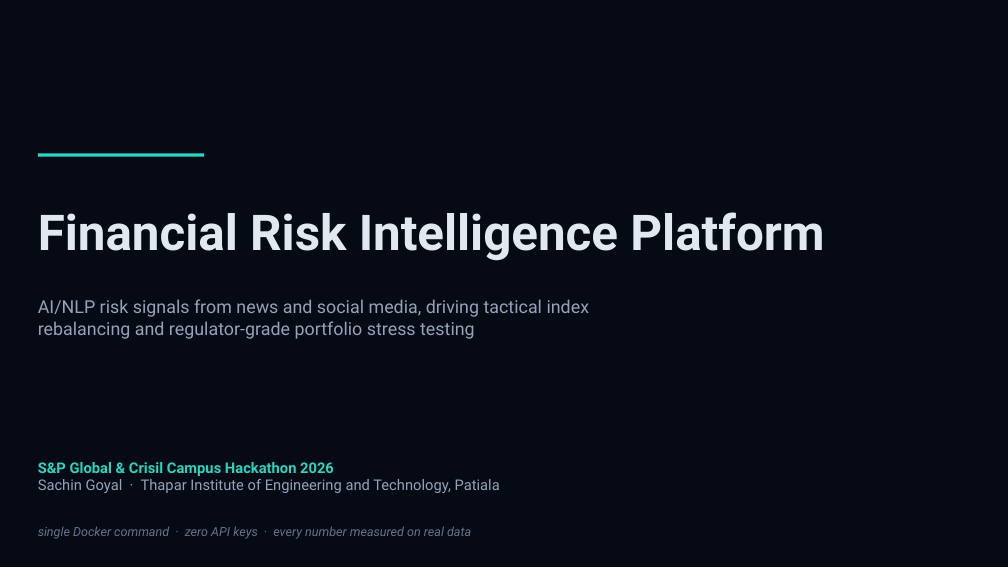
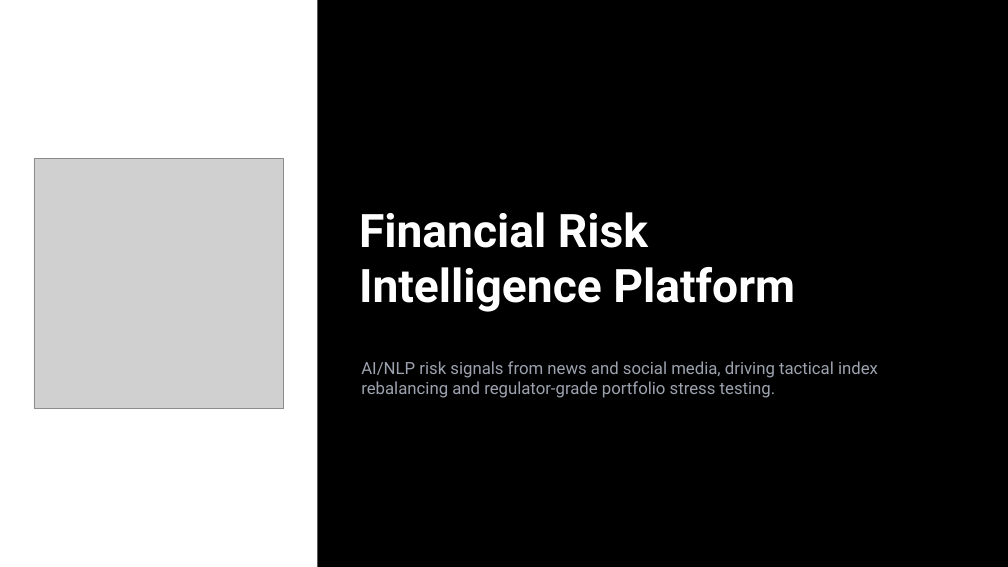
Before and after one commit to SachinGoyal94/TIET-SachinGoyal-Hackathon, a slide deck: slide 1 of docs/presentation.pptx. Drawn at 1008x567 pixels with LibreOffice and Linux fonts; fonts in the diff are those of the drawing; grey boxes stand for pictures. Boxes give left, top, right and bottom in pixels: in the first picture for what was removed or moved away, otherwise in the second. Text is boxed around its words. In the diff, an @@ line names an element or a change of style, - is before the commit and + after.

Commit message:
Redesign the deck to the branded dark style
Adopts the split-title layout with the official Campus Hackathon logo,
hero images on the content slides, a KPI stat grid for key results, and
the four-column limitations layout. Same verified numbers, cleaner text
than the reference deck (word-spacing glitches fixed).

```diff
--- a/docs/presentation.pptx
+++ b/docs/presentation.pptx
@@ background #050A14 to #000000 @@
@@ rectangle added at (0,0,318,567), fill #FFFFFF @@
@@ picture added at (34,159,284,408) @@
@@ line removed from (38, 155) to (204, 155) @@
@@ text at (359,212,795,312): text changed; size 47 to 44 pt; text colour #E2E8F0 to #FFFFFF @@
-Financial Risk Intelligence Platform
+Financial Risk
+Intelligence Platform
@@ text at (361,361,878,398): text changed; size 17 to 16 pt; text colour #94A3B8 to #9CA3AF @@
-AI/NLP risk signals from news and social media, driving tactical index
-rebalancing and regulator-grade portfolio stress testing
+AI/NLP risk signals from news and social media, driving tactical index rebalancing and regulator-grade portfolio stress testing.
@@ text removed at (38,462,500,493) @@
-S&P Global & Crisil Campus Hackathon 2026
-Sachin Goyal · Thapar Institute of Engineering and Technology, Patiala
@@ text removed at (38,526,471,539) @@
-single Docker command · zero API keys · every number measured on real data
```
Also in this commit, not shown: 3 other slides changed, 3 slides added, 3 slides removed, 1 other file.
